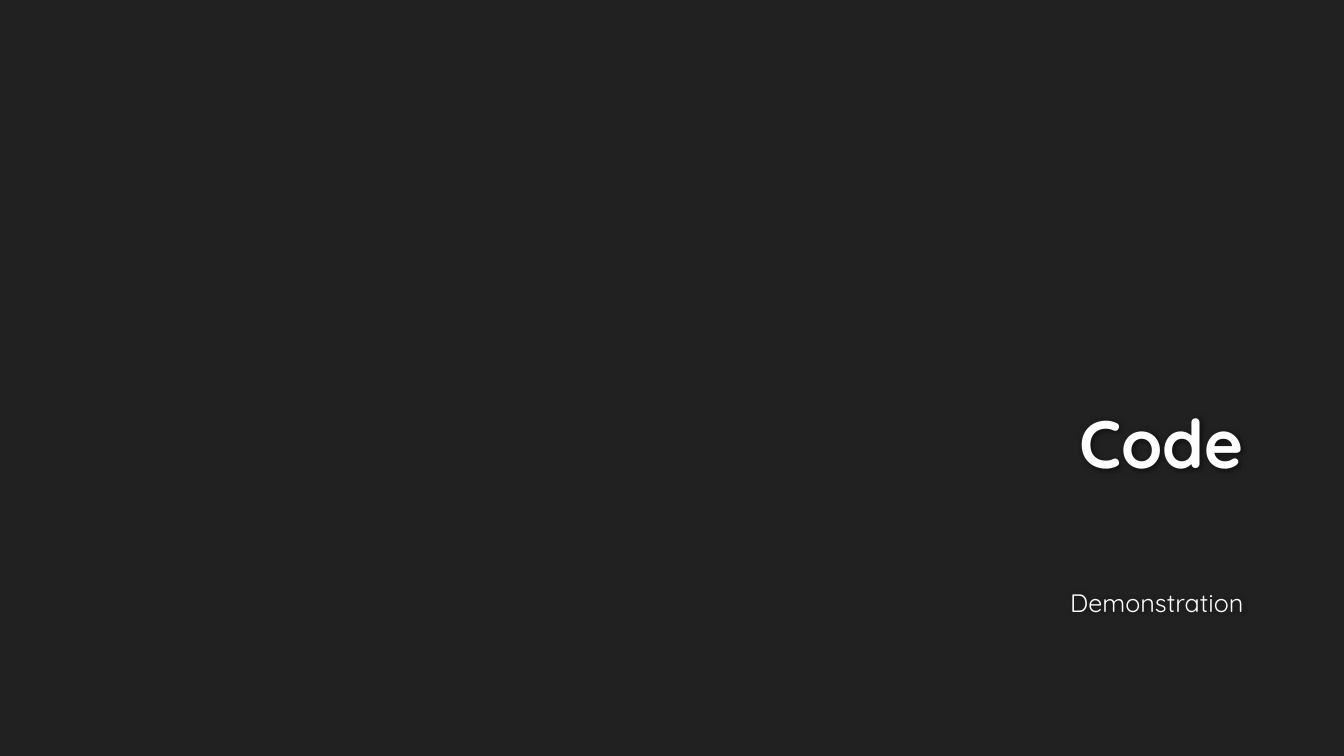
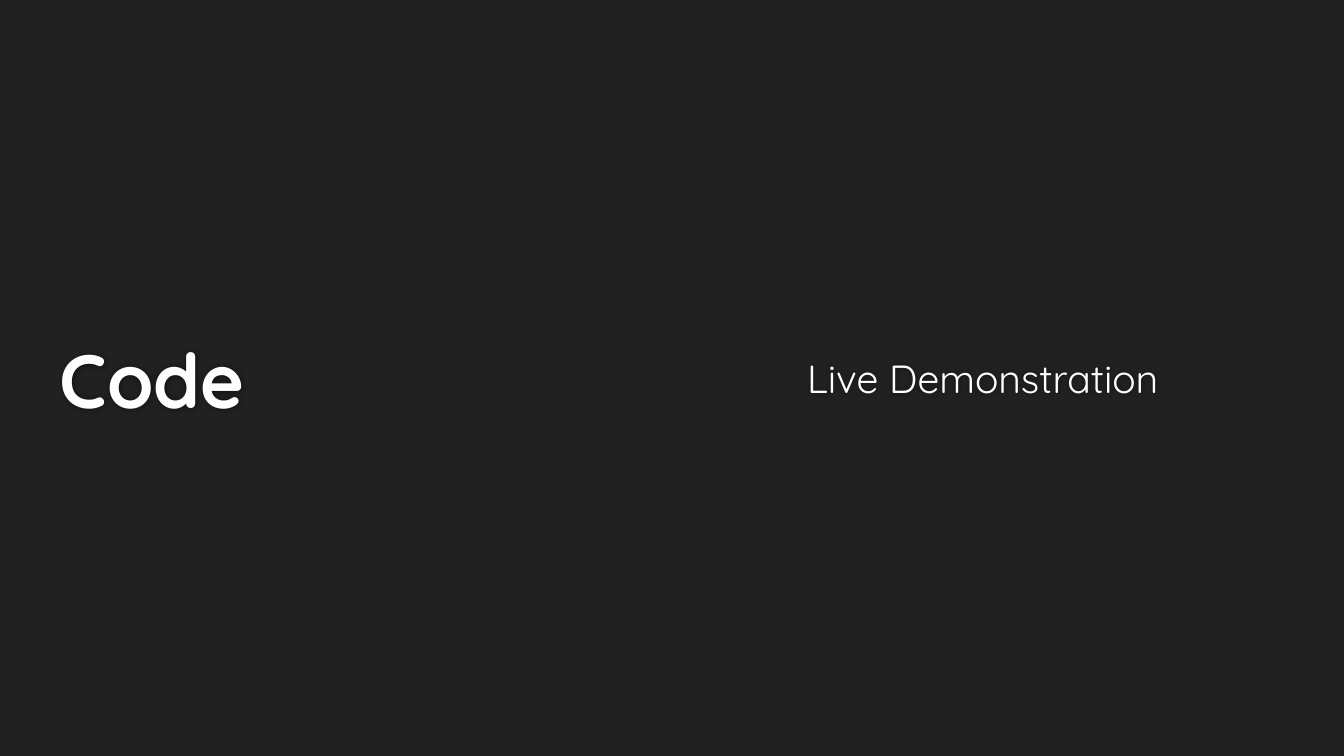
Before and after one commit to Fastwatch/FastWatch361, a slide deck: slide 10 of Artifacts/Presentation/Fastwatch.pptx. Drawn at 1344x756 pixels with LibreOffice and Linux fonts; fonts in the diff are those of the drawing; background and template pictures are left out. Boxes give left, top, right and bottom in pixels: in the first picture for what was removed or moved away, otherwise in the second. Text is boxed around its words. In the diff, an @@ line names an element or a change of style, - is before the commit and + after.

```diff
--- a/Artifacts/Presentation/Fastwatch.pptx
+++ b/Artifacts/Presentation/Fastwatch.pptx
@@ title "Code": place and size @@
-title "Code" at [1079,418,1243,469]
+title "Code" at [60,352,245,409]
@@ title "Code" at [60,352,245,409]: size 48 to 54 pt; alignment right to left; vertical alignment bottom to middle @@
@@ text "Live Demonstration" at [807,365,1158,394]: vertical alignment top to middle @@
@@ text at [807,365,1158,394]: text changed; size 18 to 28 pt @@
-Demonstration
+Live Demonstration
```
Also in this commit, not shown: 5 other slides changed, 8 other files.
